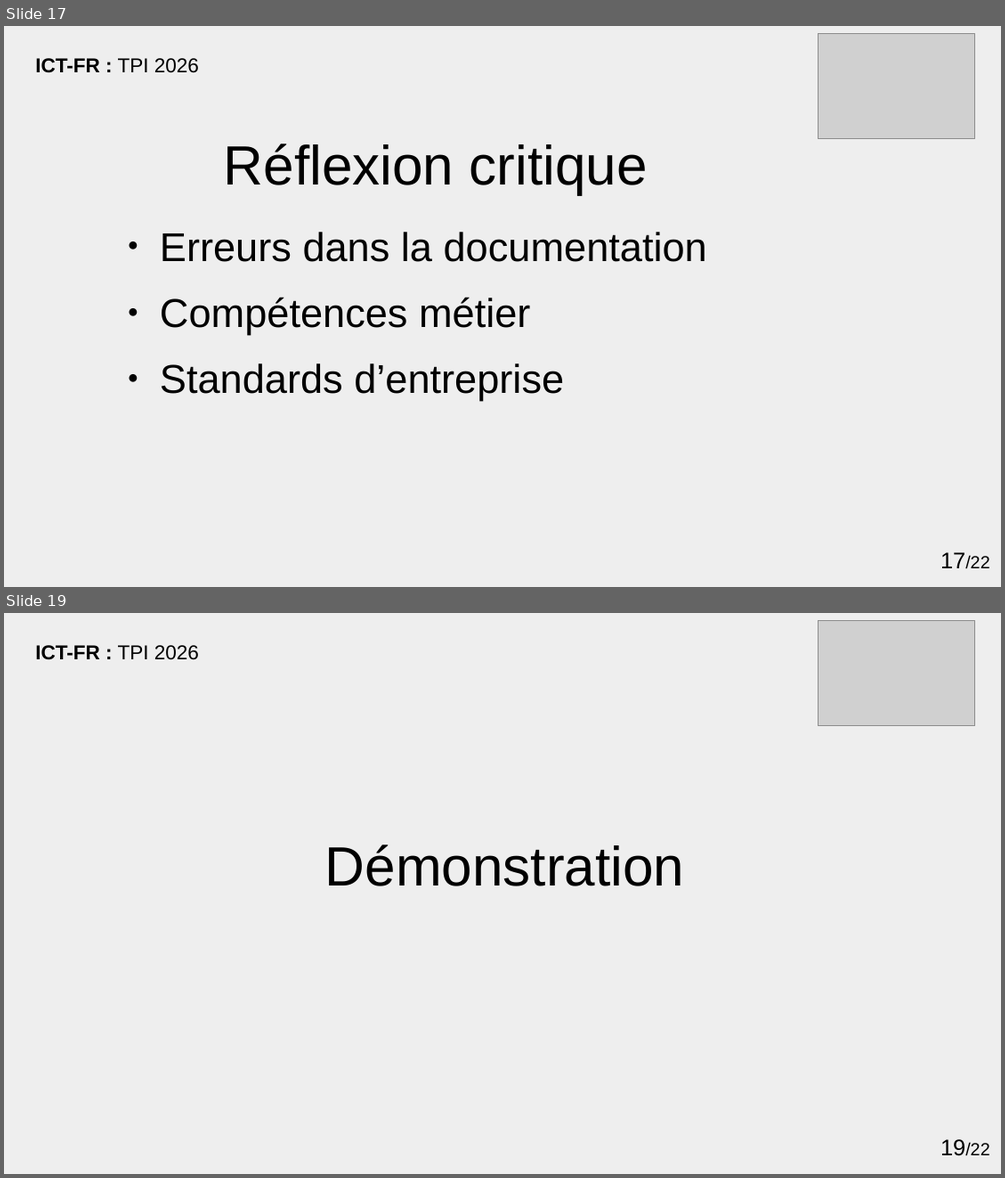
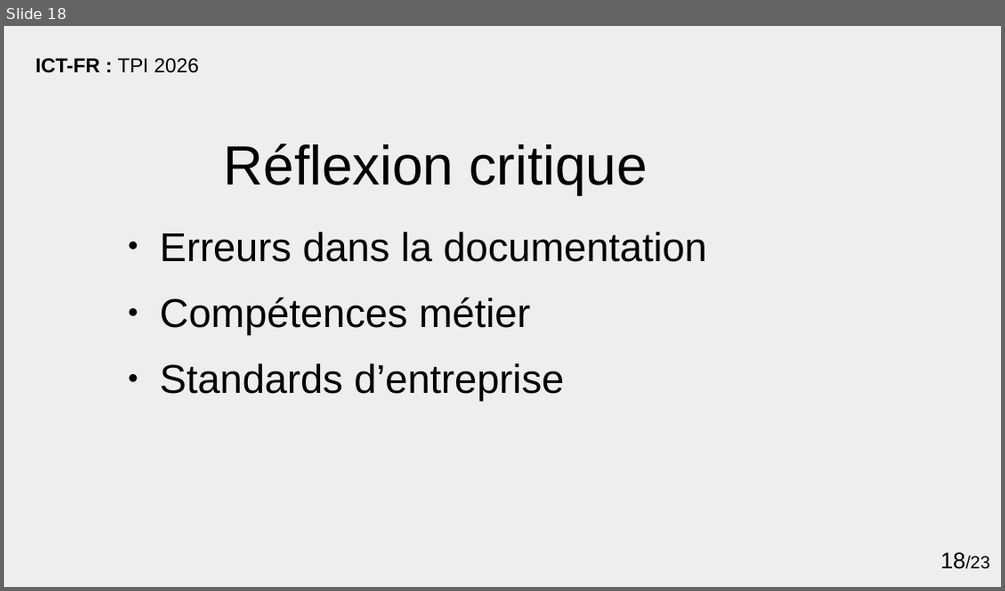
Before and after one commit to Lucielle-Voeffray/TPI-2026, a slide deck: defense/presentation.odp. Shown one above the other, each under a label of ours: slides 17 and 19 before the commit, slide 18 after it; the slides between them are not shown. The pictures are 1005x1178 and 1005x591 pixels, drawn with LibreOffice and Linux fonts; fonts in the diff are those of the drawing; grey boxes stand for pictures; background and template pictures are left out. Boxes give left, top, right and bottom in pixels: in the first picture for what was removed or moved away, otherwise in the second. Text is boxed around its words. In the diff, an @@ line names an element or a change of style, - is before the commit and + after.

```diff
--- a/defense/presentation.odp
+++ b/defense/presentation.odp
@@ slide 19 removed at [4, 613, 1001, 1174], background #EEEEEE; not listed: 1 template element that a slide beside it also shows @@
@@ picture removed at [818, 621, 975, 726] @@
@@ text removed at [35, 645, 199, 660] @@
-ICT-FR : TPI 2026
@@ title removed at [325, 844, 685, 886] @@
-Démonstration
@@ what was slide 17 is now slide 18 @@
@@ slide 18 changed as well @@
@@ picture removed at [818, 34, 975, 139] @@
@@ page number at [940, 552, 989, 569]: text changed @@
-17/22
+18/23
```
Also in this commit, not shown: 12 other slides changed, 10 slides added, 8 other slides removed, 1 other file.
